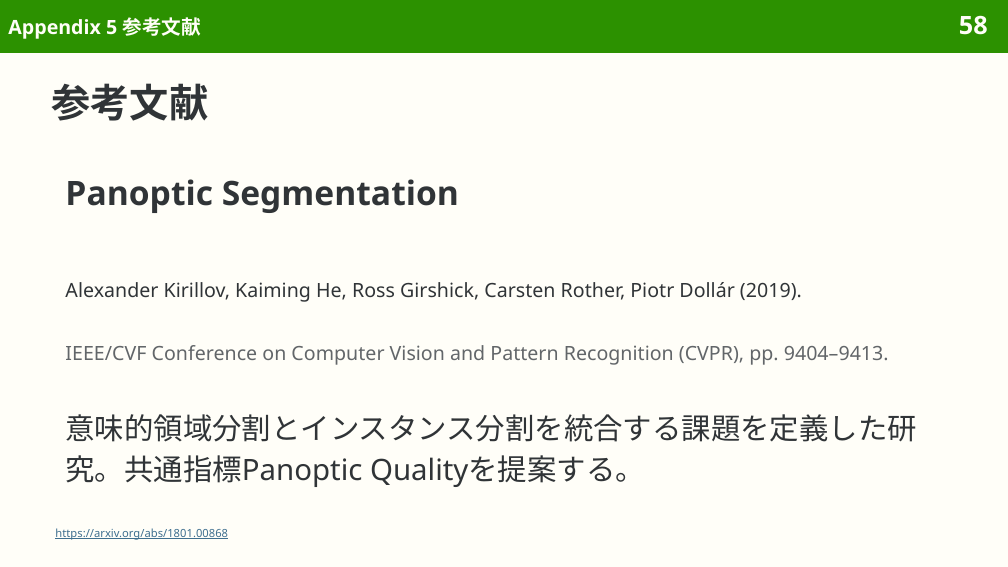
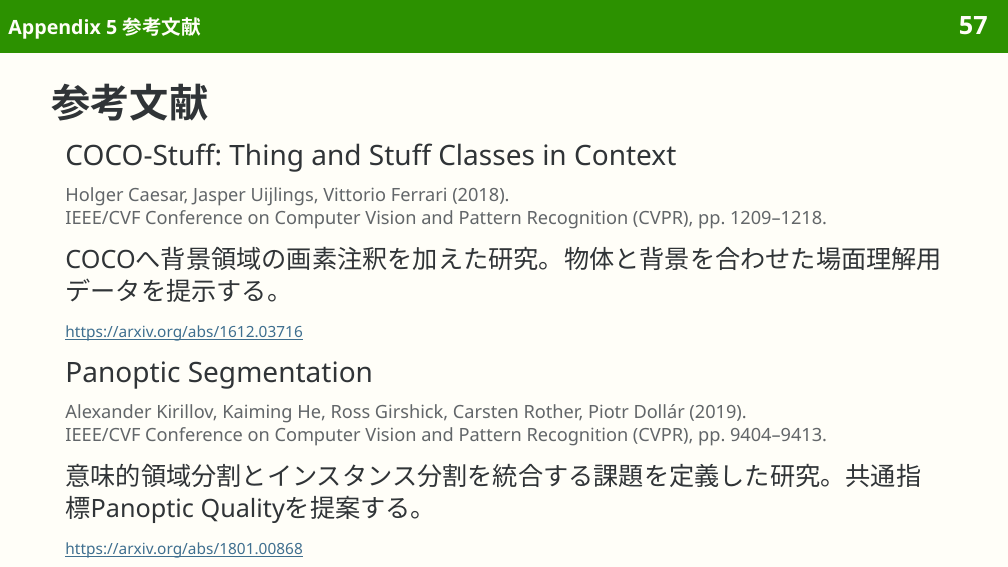
Before and after one commit to sasakiy84/datasets-in-10-minutes, a slide deck: slide 57 of slides/datasets-in-10-minutes-coco.pptx (slide 58 before the commit). Drawn at 1008x567 pixels with LibreOffice and Linux fonts; fonts in the diff are those of the drawing. Boxes give left, top, right and bottom in pixels: in the first picture for what was removed or moved away, otherwise in the second. Text is boxed around its words. In the diff, an @@ line names an element or a change of style, - is before the commit and + after.

Commit message:
Align COCO slide styling and refine appendix navigation

```diff
--- a/slides/datasets-in-10-minutes-coco.pptx
+++ b/slides/datasets-in-10-minutes-coco.pptx
@@ page number at (x1=959, y1=16, x2=988, y2=35): text changed @@
-58
+57
@@ text added at (x1=65, y1=143, x2=676, y2=172), 20 pt, text #303437 @@
+COCO-Stuff: Thing and Stuff Classes in Context
@@ text at (x1=65, y1=187, x2=827, y2=229): text changed; size 14 to 13 pt; text colour #303437 to #626669 @@
-Alexander Kirillov, Kaiming He, Ross Girshick, Carsten Rother, Piotr Dollár (2019).
+Holger Caesar, Jasper Uijlings, Vittorio Ferrari (2018).
+IEEE/CVF Conference on Computer Vision and Pattern Recognition (CVPR), pp. 1209–1218.
@@ text added at (x1=65, y1=246, x2=942, y2=302), 18 pt, text #303437 @@
+COCOへ背景領域の画素注釈を加えた研究。物体と背景を合わせた場面理解用データを提示する。
@@ text added at (x1=65, y1=325, x2=302, y2=341), 11 pt, text #3F6F8F, underline @@
+https://arxiv.org/abs/1612.03716
@@ text "Panoptic Segmentation" moved from (x1=65, y1=179, x2=459, y2=213) to (x1=65, y1=361, x2=373, y2=389) @@
@@ text "Panoptic Segmentation" at (x1=65, y1=361, x2=373, y2=389): size 24 to 20 pt, bold off; line spacing 1.15 to 1.05 @@
@@ text at (x1=65, y1=404, x2=746, y2=423): paragraph added @@
+Alexander Kirillov, Kaiming He, Ross Girshick, Carsten Rother, Piotr Dollár (2019).
@@ text "Alexander Kirillov, Kaiming He, Ross ..." moved from (x1=65, y1=345, x2=889, y2=365) to (x1=65, y1=404, x2=827, y2=446) @@
@@ text at (x1=65, y1=427, x2=827, y2=446): size 14 to 13 pt in "IEEE/CVF Conference on Computer Vision and Pattern ..."; line spacing 1.15 to 1.05 @@
@@ text "意味的領域分割とインスタンス分割を統合する課題を定義した研究。共通指標Panoptic Qualityを提案する。" moved from (x1=65, y1=414, x2=916, y2=487) to (x1=65, y1=463, x2=921, y2=523) @@
@@ text "意味的領域分割とインスタンス分割を統合する課題を定義した研究。共通指標Panoptic Qualityを提案する。" at (x1=65, y1=463, x2=921, y2=523): size 21 to 18 pt; line spacing 1.15 to 1.05 @@
@@ text "https://arxiv.org/abs/1801.00868" moved from (x1=55, y1=528, x2=228, y2=540) to (x1=65, y1=542, x2=302, y2=558) @@
@@ text "https://arxiv.org/abs/1801.00868" at (x1=65, y1=542, x2=302, y2=558): size 8 to 11 pt; line spacing 1.15 to 1.05 @@
```
Also in this commit, not shown: 50 other slides changed, 1 slide added, 3 slides removed, 3 other files.
